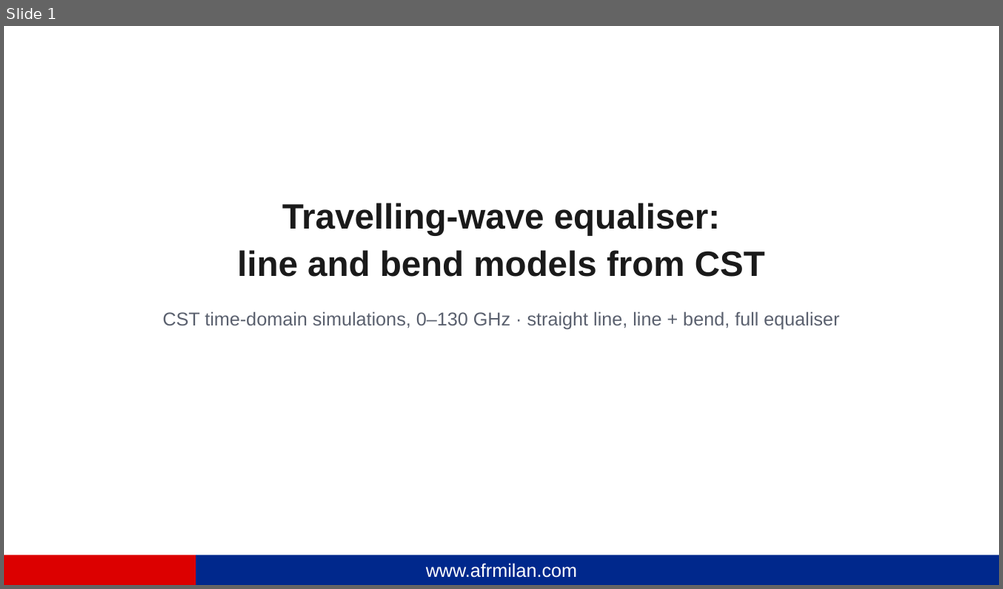
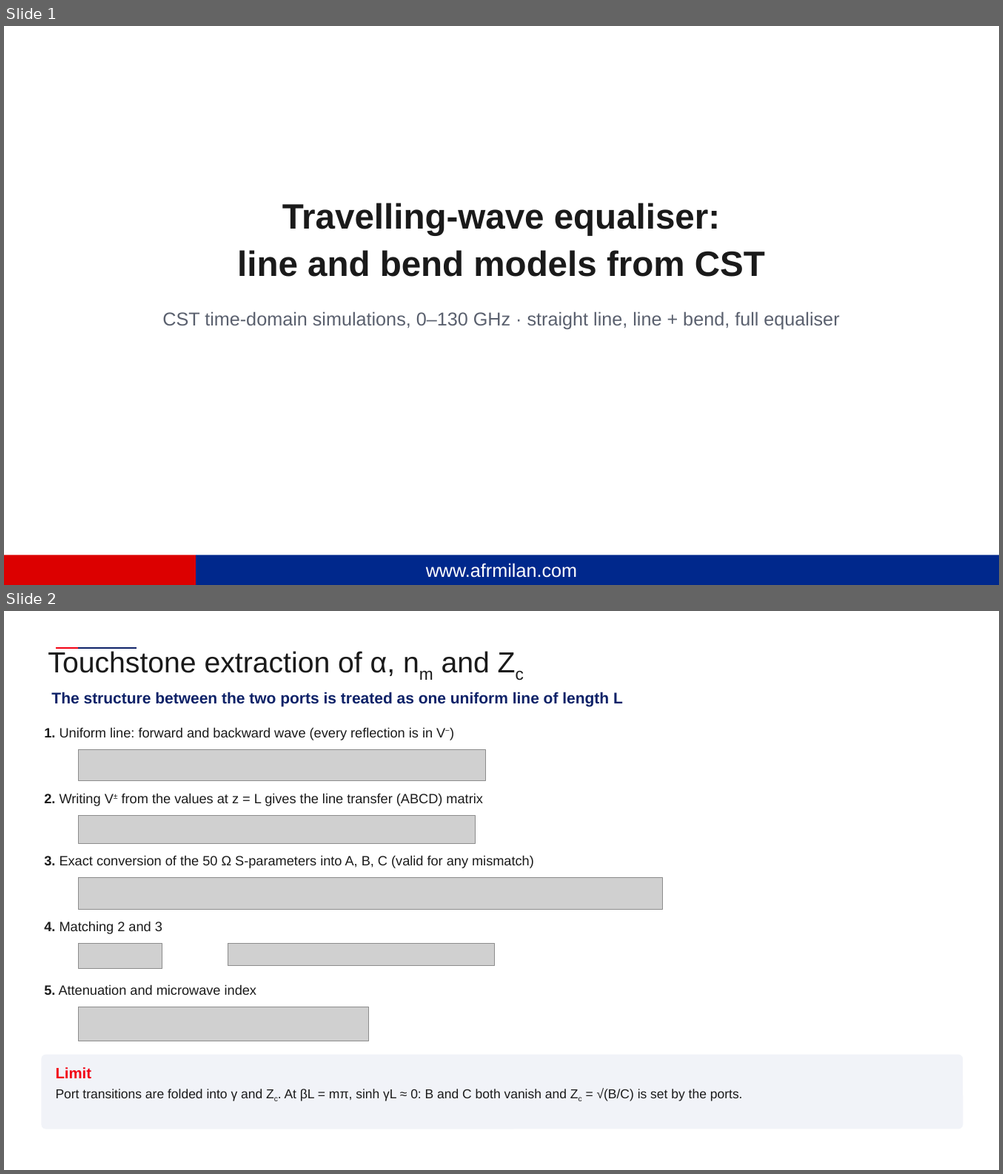
Before and after one commit to andreimuresian/claude, a slide deck: docs/cst/Equalization/Equalisation.pptx. Shown one above the other, each under a label of ours: slide 1 before the commit, slides 1 and 2 after it. The pictures are 1003x589 and 1003x1174 pixels, drawn with LibreOffice and Linux fonts; fonts in the diff are those of the drawing; grey boxes stand for pictures; background and template pictures are left out. Boxes give left, top, right and bottom in pixels: in the first picture for what was removed or moved away, otherwise in the second. Text is boxed around its words. In the diff, an @@ line names an element or a change of style, - is before the commit and + after.

```diff
--- a/docs/cst/Equalization/Equalisation.pptx
+++ b/docs/cst/Equalization/Equalisation.pptx
@@ slide 2 added at (4, 611, 999, 1170), background #FFFFFF @@
@@ text added at (48, 651, 489, 676), 28 pt, text #1A1A1A @@
+Touchstone extraction of α, nm and Zc
@@ line added from (56, 648) to (80, 648), #F20013 2 pt @@
@@ line added from (78, 648) to (136, 648), #0E2268 2 pt @@
@@ text added at (51, 692, 623, 707), 15 pt, text #0E2268, bold @@
+The structure between the two ports is treated as one uniform line of length L
@@ text added at (44, 727, 445, 741), 13 pt, text #1A1A1A @@
+1. Uniform line: forward and backward wave (every reflection is in V−)
@@ picture added at (79, 750, 485, 781) @@
@@ text added at (44, 793, 482, 806), 13 pt, text #1A1A1A @@
+2. Writing V± from the values at z = L gives the line transfer (ABCD) matrix
@@ picture added at (79, 815, 475, 844) @@
@@ text added at (44, 855, 534, 869), 13 pt, text #1A1A1A @@
+3. Exact conversion of the 50 Ω S-parameters into A, B, C (valid for any mismatch)
@@ picture added at (79, 878, 663, 909) @@
@@ text added at (44, 921, 162, 934), 13 pt, text #1A1A1A @@
+4. Matching 2 and 3
@@ picture added at (79, 944, 162, 969) @@
@@ picture added at (227, 944, 494, 966) @@
@@ text added at (44, 985, 256, 995), 13 pt, text #1A1A1A @@
+5. Attenuation and microwave index
@@ picture added at (79, 1007, 368, 1042) @@
@@ rounded rectangle added at (41, 1055, 963, 1130), fill #F1F3F8 @@
@@ text added at (56, 1068, 743, 1102), 12.5 pt, text #1A1A1A @@
+Limit
+Port transitions are folded into γ and Zc. At βL = mπ, sinh γL ≈ 0: B and C both vanish and Zc = √(B/C) is set by the ports.
```
Also in this commit, not shown: 1 slide changed, 2 other slides added, 1 slide removed, 19 other files.
